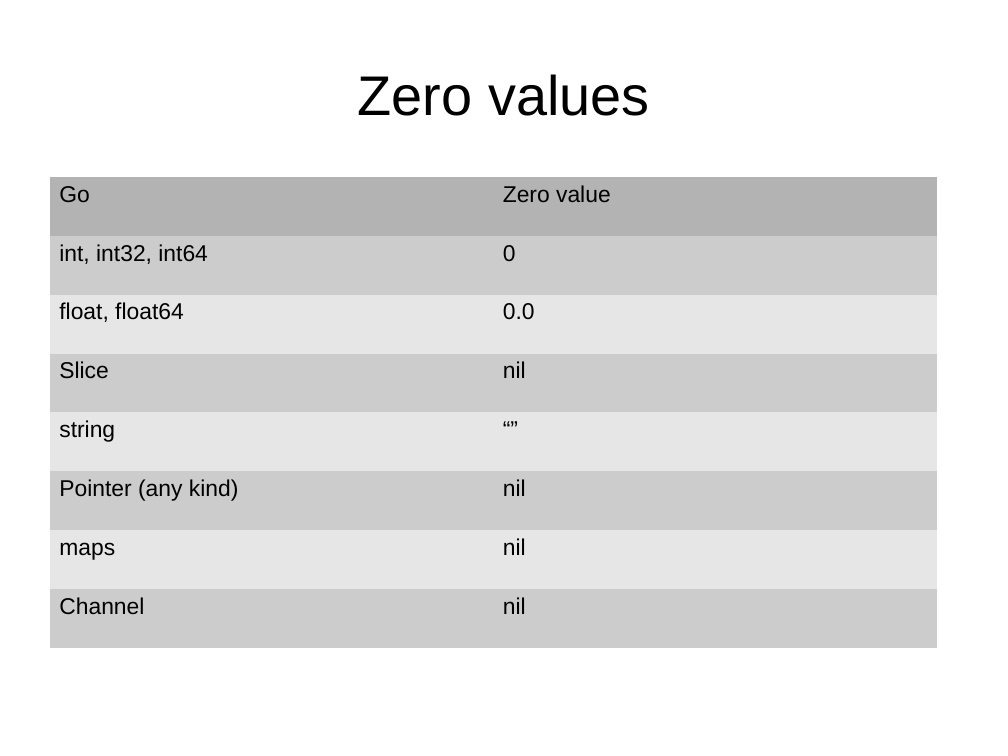
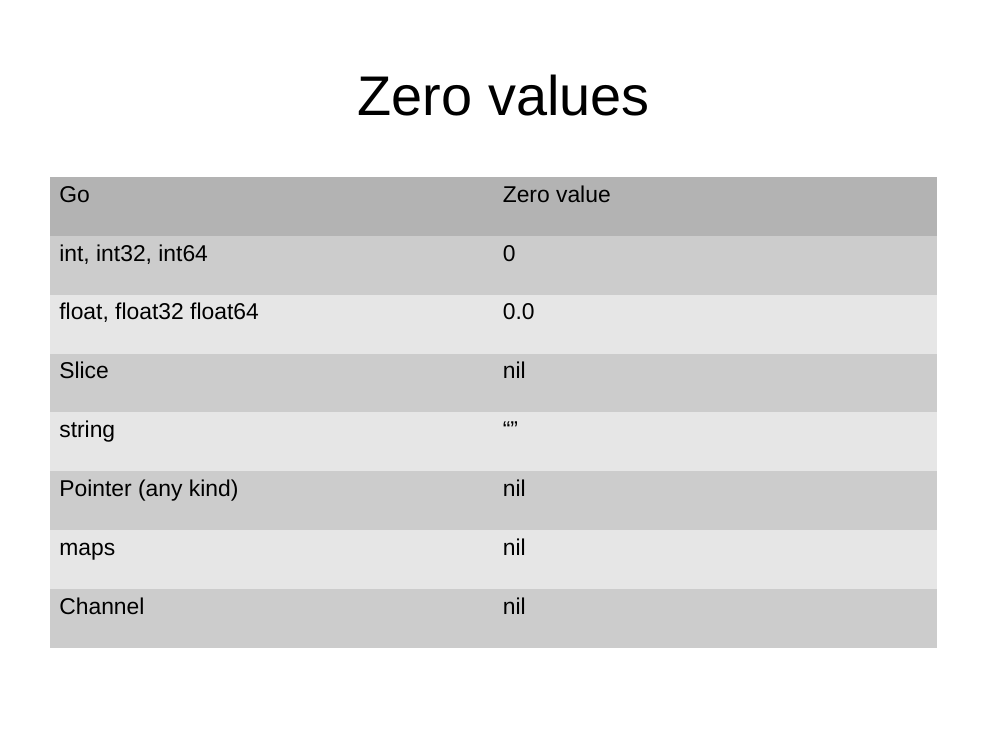
Before and after one commit to ChimeraCoder/go-for-pythonists, a slide deck: slide 14 of go_for_pythonistas.odp. Drawn at 1008x756 pixels with LibreOffice and Linux fonts; fonts in the diff are those of the drawing; background and template pictures are left out. Boxes give left, top, right and bottom in pixels: in the first picture for what was removed or moved away, otherwise in the second. Text is boxed around its words. In the diff, an @@ line names an element or a change of style, - is before the commit and + after.

Commit message:
Fix issue #3 (add float32 to built-in types)

```diff
--- a/go_for_pythonistas.odp
+++ b/go_for_pythonistas.odp
@@ table at bbox=[50, 177, 938, 649] @@
-row 3, column 1: float, float64
+row 3, column 1: float, float32 float64
```
Also in this commit, not shown: 2 other slides changed.
